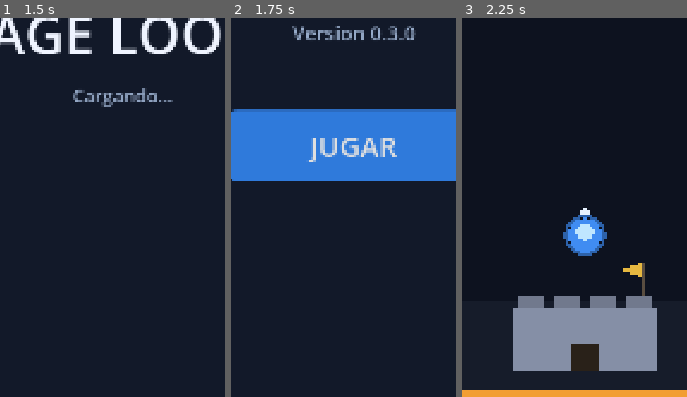
Above: before the commit, frames 1-3 (left to right).
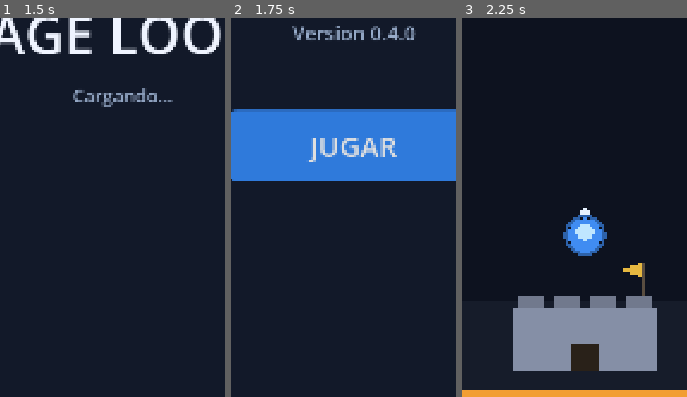
Above: after the commit, the same moments.

Repository: Kaitach/age-loop
Game: Godot game, scene res://scenes/bootstrap/bootstrap.tscn
Same seed, same stepped clock (60 frames per second), same inputs: the game is played once before the commit and once after it.
Inputs:
- Up to frame 1 (1.5 s): tap Enter at 0.5 s; tap Space at 1.25 s
- Up to frame 2 (1.75 s): no input
- Up to frame 3 (2.25 s): click "JUGAR" at 2 s
The pictures show only the part of the screen within x 23-73%, y 48-98%; the shares and areas given below are measured in that part.

Frame 1 is identical in both runs. In frame 2, 0.1% of the frame differs, in the area x 69-75%, y 2-6%; in frame 3, nothing differs.

Commit message:
feat: add save system with autosave, migration and corruption backup

Diff:
--- a/autoload/game_state.gd
+++ b/autoload/game_state.gd
@@ -17,3 +17,11 @@
 var upgrades: Dictionary = {}
 
 var current_research = null
+
+var stats: Dictionary = {
+	"enemies_killed": 0,
+	"bosses_killed": 0,
+	"waves_completed": 0,
+}
+
+var last_played_at: int = 0
--- a/project.godot
+++ b/project.godot
@@ -7,7 +7,7 @@
 [application]
 
 config/name="AGE LOOP"
-config/version="0.3.0"
+config/version="0.4.0"
 run/main_scene="res://scenes/bootstrap/bootstrap.tscn"
 config/features=PackedStringArray("4.7", "Mobile")
 boot_splash/bg_color=Color(0.0705882, 0.0980392, 0.160784, 1)
@@ -19,6 +19,7 @@
 SignalBus="*res://autoload/signal_bus.gd"
 GameState="*res://autoload/game_state.gd"
 Economy="*res://systems/economy_manager.gd"
+SaveManager="*res://systems/save_manager.gd"
 
 [display]
 
--- a/scenes/bootstrap/bootstrap.gd
+++ b/scenes/bootstrap/bootstrap.gd
@@ -4,5 +4,6 @@
 const SPLASH_DURATION := 1.5
 
 func _ready() -> void:
+	SaveManager.load_game()
 	await get_tree().create_timer(SPLASH_DURATION).timeout
 	get_tree().change_scene_to_file(MAIN_MENU_SCENE)
--- a/scenes/menu/main_menu.tscn
+++ b/scenes/menu/main_menu.tscn
@@ -80,7 +80,7 @@
 layout_mode = 2
 theme_override_colors/font_color = Color(0.6, 0.68, 0.8, 1)
 theme_override_font_sizes/font_size = 48
-text = "Version 0.3.0"
+text = "Version 0.4.0"
 horizontal_alignment = 1
 vertical_alignment = 1
 
--- a/scripts/battle/battle.gd
+++ b/scripts/battle/battle.gd
@@ -64,7 +64,13 @@
 		WaveManager.dmg_scale_for(GameState.world, GameState.wave)
 	)
 	enemy.position = position_p
+	enemy.died.connect(_on_enemy_killed.bind(enemy_id))
 	enemies_container.add_child(enemy)
+
+func _on_enemy_killed(enemy_id: String) -> void:
+	GameState.stats["enemies_killed"] = int(GameState.stats.get("enemies_killed", 0)) + 1
+	if WaveManager.get_enemy_data(enemy_id).get("is_boss", false):
+		GameState.stats["bosses_killed"] = int(GameState.stats.get("bosses_killed", 0)) + 1
 
 func is_over() -> bool:
 	return state != State.FIGHTING
@@ -82,6 +88,8 @@
 		GameState.wave = MAX_WAVE
 	else:
 		GameState.wave += 1
+	GameState.stats["waves_completed"] = int(GameState.stats.get("waves_completed", 0)) + 1
+	SignalBus.save_requested.emit()
 	_end_battle(true)
 
 func _end_battle(victory: bool) -> void:
@@ -130,6 +138,7 @@
 	if Upgrades.try_buy(upgrade_id):
 		_refresh_currency()
 		_refresh_upgrade_rows()
+		SignalBus.save_requested.emit()
 
 func _refresh_upgrade_rows() -> void:
 	for upgrade_id in _upgrade_rows.keys():
--- /dev/null
+++ b/systems/save_manager.gd
@@ -0,0 +1,129 @@
+extends Node
+
+const SAVE_PATH := "user://savegame.json"
+const BACKUP_PATH := "user://savegame.backup.json"
+const SAVE_VERSION := 1
+const AUTOSAVE_INTERVAL := 60.0
+
+func _ready() -> void:
+	SignalBus.save_requested.connect(save_game)
+	var timer := Timer.new()
+	timer.wait_time = AUTOSAVE_INTERVAL
+	timer.autostart = true
+	timer.timeout.connect(save_game)
+	add_child(timer)
+
+func _notification(what: int) -> void:
+	if what == NOTIFICATION_APPLICATION_PAUSED or what == NOTIFICATION_WM_CLOSE_REQUEST:
+		save_game()
+
+func has_save() -> bool:
+	return FileAccess.file_exists(SAVE_PATH)
+
+func save_game() -> void:
+	GameState.last_played_at = int(Time.get_unix_time_from_system())
+	var file := FileAccess.open(SAVE_PATH, FileAccess.WRITE)
+	if file == null:
+		push_error("[SAVE] No se pudo escribir el save")
+		return
+	file.store_string(JSON.stringify(build_save_data(), "\t"))
+	file.close()
+
+func build_save_data() -> Dictionary:
+	return {
+		"version": SAVE_VERSION,
+		"currencies": {
+			"gold": GameState.gold,
+			"science": GameState.science,
+			"materials": GameState.materials,
+			"crystals": GameState.crystals,
+		},
+		"progression": {
+			"world": GameState.world,
+			"wave": GameState.wave,
+			"current_era": GameState.current_era,
+		},
+		"buildings": GameState.buildings,
+		"technologies": GameState.technologies,
+		"upgrades": GameState.upgrades,
+		"inventory": GameState.inventory,
+		"equipment": GameState.equipped_items,
+		"research": { "current": GameState.current_research, "completed": [] },
+		"stats": {
+			"enemies_killed": GameState.stats.get("enemies_killed", 0),
+			"bosses_killed": GameState.stats.get("bosses_killed", 0),
+			"waves_completed": GameState.stats.get("waves_completed", 0),
+		},
+		"timestamps": { "last_played_at": GameState.last_played_at },
+	}
+
+func load_game() -> bool:
+	if not has_save():
+		print("[SAVE] Sin save previo, usando valores por defecto")
+		return false
+	var parsed = _read_json(SAVE_PATH)
+	if parsed == null or not (parsed is Dictionary):
+		_handle_corrupted_save()
+		return false
+	var data := migrate_save(parsed)
+	_apply_to_game_state(data)
+	print("[SAVE] Partida cargada (version %d)" % int(data.get("version", 0)))
+	return true
+
+func migrate_save(data: Dictionary) -> Dictionary:
+	var version := int(data.get("version", 0))
+	if version > SAVE_VERSION:
+		push_warning("[SAVE] Save de version futura (%d)" % version)
+	return data
+
+func delete_save() -> void:
+	for path in [SAVE_PATH, BACKUP_PATH]:
+		if FileAccess.file_exists(path):
+			DirAccess.remove_absolute(path)
+
+func _read_json(path: String):
+	var file := FileAccess.open(path, FileAccess.READ)
+	if file == null:
+		return null
+	var parsed = JSON.parse_string(file.get_as_text())
+	file.close()
+	return parsed
+
+func _handle_corrupted_save() -> void:
+	push_warning("[SAVE] Save corrupto, generando backup y empezando de nuevo")
+	if FileAccess.file_exists(SAVE_PATH):
+		var backup := FileAccess.open(BACKUP_PATH, FileAccess.WRITE)
+		var original := FileAccess.open(SAVE_PATH, FileAccess.READ)
+		backup.store_string(original.get_as_text())
+		backup.close()
+		original.close()
+		DirAccess.remove_absolute(SAVE_PATH)
+
+func _apply_to_game_state(data: Dictionary) -> void:
+	var currencies: Dictionary = data.get("currencies", {})
+	GameState.gold = int(currencies.get("gold", 0))
+	GameState.science = int(currencies.get("science", 0))
+	GameState.materials = int(currencies.get("materials", 0))
+	GameState.crystals = int(currencies.get("crystals", 0))
+
+	var progression: Dictionary = data.get("progression", {})
+	GameState.world = int(progression.get("world", 1))
+	GameState.wave = int(progression.get("wave", 1))
+	GameState.current_era = String(progression.get("current_era", "prehistoric"))
+
+	GameState.buildings = data.get("buildings", {})
+	GameState.technologies = data.get("technologies", {})
+	GameState.upgrades = data.get("upgrades", {})
+	GameState.inventory = data.get("inventory", [])
+	GameState.equipped_items = data.get("equipment", {})
+
+	var research: Dictionary = data.get("research", {})
+	GameState.current_research = research.get("current", null)
+
+	var stats: Dictionary = data.get("stats", {})
+	GameState.stats["enemies_killed"] = int(stats.get("enemies_killed", 0))
+	GameState.stats["bosses_killed"] = int(stats.get("bosses_killed", 0))
+	GameState.stats["waves_completed"] = int(stats.get("waves_completed", 0))
+
+	var timestamps: Dictionary = data.get("timestamps", {})
+	GameState.last_played_at = int(timestamps.get("last_played_at", 0))
--- /dev/null
+++ b/tests/save_test.gd
@@ -0,0 +1,66 @@
+extends SceneTree
+
+func _initialize() -> void:
+	print("[TEST] Test de guardado iniciando...")
+
+func _process(_delta: float) -> bool:
+	_run_checks()
+	quit(0)
+	return true
+
+func _run_checks() -> void:
+	var gs := root.get_node("/root/GameState")
+	var saver := root.get_node("/root/SaveManager")
+
+	saver.delete_save()
+	_check(not saver.has_save(), "delete_save elimina el archivo")
+	_check(not saver.load_game(), "load sin archivo devuelve false sin crashear")
+
+	gs.gold = 7777
+	gs.science = 33
+	gs.materials = 222
+	gs.crystals = 4
+	gs.world = 1
+	gs.wave = 7
+	gs.current_era = "prehistoric"
+	gs.upgrades = { "player_damage": 5, "base_health": 2 }
+	gs.stats["enemies_killed"] = 120
+	gs.stats["bosses_killed"] = 1
+	gs.stats["waves_completed"] = 6
+
+	saver.save_game()
+	_check(saver.has_save(), "save_game crea el archivo")
+
+	gs.gold = 0
+	gs.wave = 1
+	gs.upgrades = {}
+	gs.stats["enemies_killed"] = 0
+
+	var loaded: bool = saver.load_game()
+	_check(loaded, "load_game carga el save existente")
+	_check(int(gs.gold) == 7777 and int(gs.science) == 33 and int(gs.materials) == 222 and int(gs.crystals) == 4, "monedas restauradas")
+	_check(int(gs.wave) == 7, "progresion de oleada restaurada")
+	_check(int(gs.upgrades.get("player_damage", 0)) == 5 and int(gs.upgrades.get("base_health", 0)) == 2, "mejoras restauradas")
+	_check(int(gs.stats["enemies_killed"]) == 120 and int(gs.stats["bosses_killed"]) == 1 and int(gs.stats["waves_completed"]) == 6, "estadisticas restauradas")
+
+	var file := FileAccess.open("user://savegame.json", FileAccess.WRITE)
+	file.store_string("{ esto no es json valido !!!")
+	file.close()
+	var result: bool = saver.load_game()
+	_check(not result, "save corrupto no crashea y devuelve false")
+	_check(not saver.has_save(), "el save corrupto se retira del path principal")
+	_check(FileAccess.file_exists("user://savegame.backup.json"), "se genera backup del save corrupto")
+
+	gs.upgrades = { "player_damage": 9 }
+	var data := { "version": 1, "currencies": { "gold": 50 }, "progression": { "world": 2, "wave": 3 } }
+	saver.migrate_save(data)
+	saver._apply_to_game_state(data)
+	_check(int(gs.gold) == 50 and int(gs.world) == 2 and int(gs.wave) == 3, "campos faltantes usan defaults sin romper nada")
+
+	saver.delete_save()
+	print("[TEST] PASS: todas las verificaciones de save ok")
+
+func _check(cond: bool, msg: String) -> void:
+	if not cond:
+		printerr("[TEST] FAIL: " + msg)
+		quit(1)
Not shown, added: systems/save_manager.gd.uid
Not shown, added: tests/save_test.gd.uid
